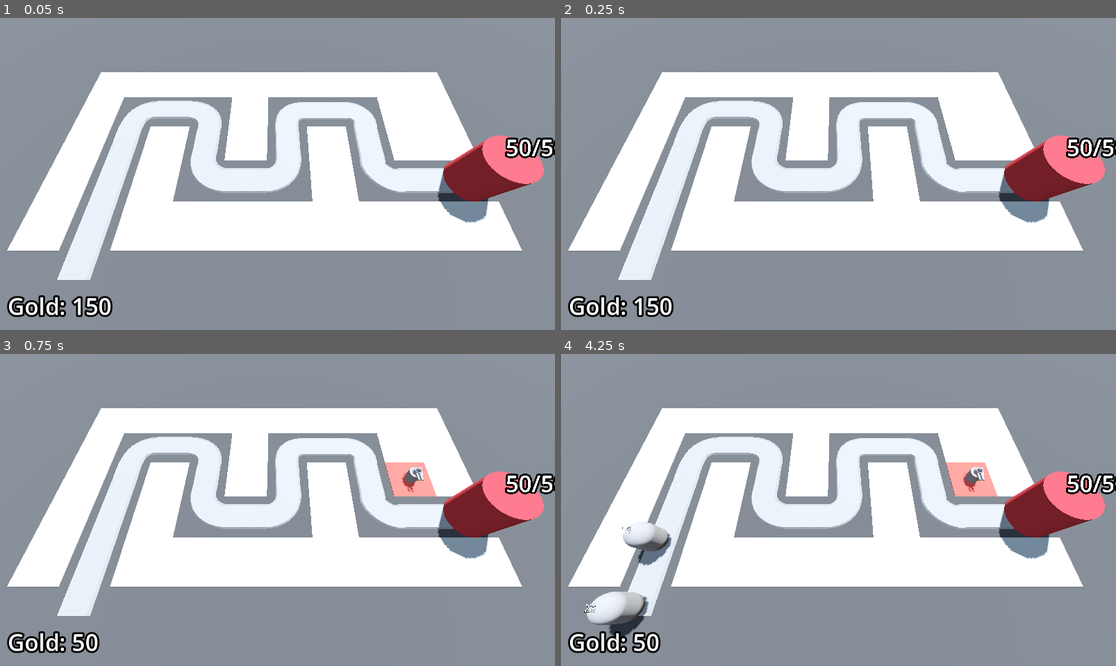
Above: before the commit, frames 1-4 (two rows, left to right).
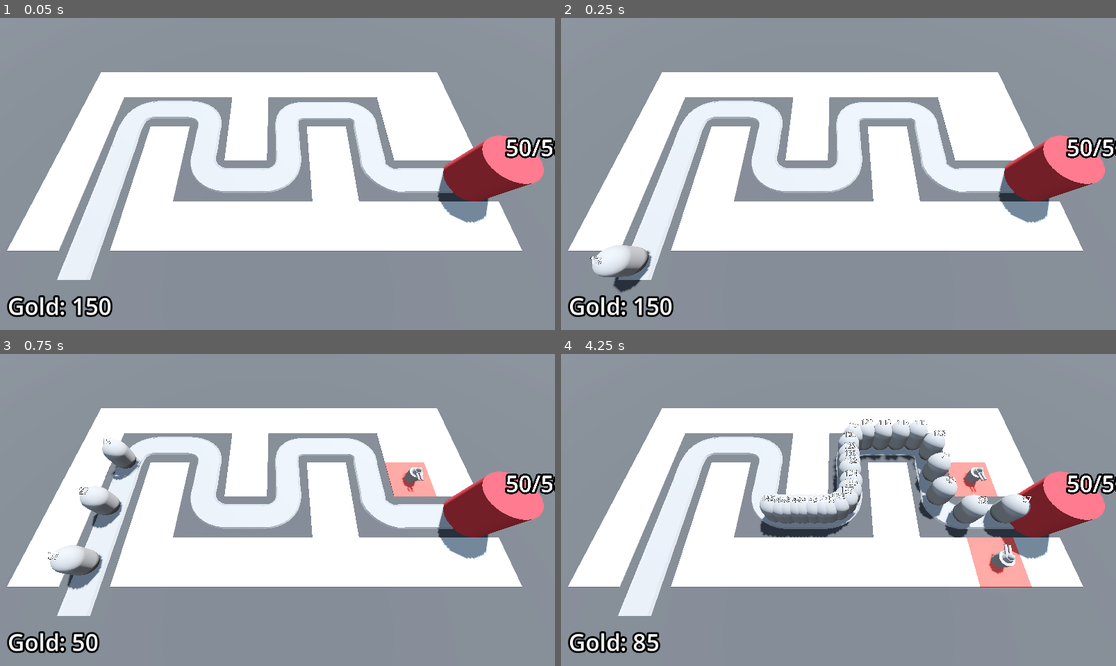
Above: after the commit, the same moments.

Repository: prokosim/barbar-blast
Game: Godot game, scene res://BaseLevel.tscn
Same seed, same stepped clock (60 frames per second), same inputs: the game is played once before the commit and once after it.
Inputs (mouse positions are in pixels of both pictures, inside the frame that each line leads up to):
- Up to frame 1 (0.05 s): no input
- Up to frame 2 (0.25 s): no input
- Up to frame 3 (0.75 s): move the mouse to (399, 494) at 0.52 s; press the mouse at (399, 494) at 0.53 s
- Up to frame 4 (4.25 s): move the mouse to (727, 525) at 1.27 s; release the mouse at (727, 525) at 1.28 s; click (727, 525) at 1.35 s; move the mouse to (894, 441) at 2.02 s; press the mouse at (894, 441) at 2.03 s; move the mouse to (810, 572) at 2.77 s; release the mouse at (810, 572) at 2.78 s; click (810, 572) at 2.85 s; move the mouse to (1005, 556) at 3.52 s; press the mouse at (1005, 556) at 3.53 s

Frame 1 is identical in both runs. In frame 2, 1.1% of the frame differs, in the area x 5-17%, y 72-88%; in frame 3, 1.9%; in frame 4, 9.5%, in the area x 4-85%, y 20-96%.

Commit message:
Victory screen works

Diff:
--- a/Base/base.gd
+++ b/Base/base.gd
@@ -18,7 +18,7 @@
 
 func _ready() -> void:
 	current_health = max_health
-	#Engine.time_scale = 10
+	Engine.time_scale = 10
 
 
 func take_damage() -> void:
--- a/BaseLevel.tscn
+++ b/BaseLevel.tscn
@@ -9,6 +9,7 @@
 [ext_resource type="PackedScene" uid="uid://dnqm078csxa2b" path="res://Turret/turret.tscn" id="6_c16c0"]
 [ext_resource type="Script" path="res://bank.gd" id="8_q4cic"]
 [ext_resource type="PackedScene" uid="uid://x12n03p4htm0" path="res://DifficultyManager/difficulty_manager.tscn" id="9_xtthw"]
+[ext_resource type="PackedScene" uid="uid://dbwmkc800fde5" path="res://ui/victory_layer.tscn" id="10_g3jr5"]
 
 [sub_resource type="ProceduralSkyMaterial" id="ProceduralSkyMaterial_dtswi"]
 sky_horizon_color = Color(0.64625, 0.65575, 0.67075, 1)
@@ -64,11 +65,12 @@
 "cells": PackedInt32Array(65535, 65534, 0, 65535, 2, 0, 65531, 65535, 0, 4, 65535, 0, 65531, 65534, 0, 65531, 0, 0, 655 …(314 unchanged characters)…
 }
 
-[node name="EnemyPath" type="Path3D" parent="." node_paths=PackedStringArray("difficulty_manager")]
+[node name="EnemyPath" type="Path3D" parent="." node_paths=PackedStringArray("difficulty_manager", "victory_layer")]
 curve = SubResource("Curve3D_g5081")
 script = ExtResource("3_wx1k5")
 enemy_scene = ExtResource("2_eij3g")
 difficulty_manager = NodePath("../DifficultyManager")
+victory_layer = NodePath("../VictoryLayer")
 
 [node name="Road" type="CSGPolygon3D" parent="EnemyPath"]
 polygon = PackedVector2Array(-1, 0, -1, 0.1, 1, 0.1, 1, 0)
@@ -147,5 +149,7 @@
 
 [node name="DifficultyManager" parent="." instance=ExtResource("9_xtthw")]
 
+[node name="VictoryLayer" parent="." instance=ExtResource("10_g3jr5")]
+
 [connection signal="timeout" from="EnemyPath/Timer" to="EnemyPath" method="spawn_enemy"]
 [connection signal="stop_spawning_enemies" from="DifficultyManager" to="EnemyPath" method="_on_difficulty_manager_stop_spawning_enemies"]
--- a/enemy_path.gd
+++ b/enemy_path.gd
@@ -2,6 +2,8 @@
 
 @export var enemy_scene: PackedScene
 @export var difficulty_manager: Node
+@export var victory_layer: CanvasLayer
+
 @onready var timer: Timer = $Timer
 
 func spawn_enemy() -> void:
@@ -24,3 +26,4 @@
 			if child is PathFollow3D:
 				return
 		print("You've won!")
+		victory_layer.visible = true
--- /dev/null
+++ b/ui/victory_layer.gd
@@ -0,0 +1,7 @@
+extends CanvasLayer
+
+func _on_retry_button_pressed() -> void:
+	get_tree().reload_current_scene()
+
+func _on_quit_button_pressed() -> void:
+	get_tree().quit()
--- /dev/null
+++ b/ui/victory_layer.tscn
@@ -0,0 +1,56 @@
+[gd_scene load_steps=3 format=3 uid="uid://dbwmkc800fde5"]
+
+[ext_resource type="Script" path="res://ui/victory_layer.gd" id="1_vfkj5"]
+
+[sub_resource type="LabelSettings" id="LabelSettings_1bjc0"]
+font_size = 72
+
+[node name="VictoryLayer" type="CanvasLayer"]
+visible = false
+script = ExtResource("1_vfkj5")
+
+[node name="ColorRect" type="ColorRect" parent="."]
+anchors_preset = 15
+anchor_right = 1.0
+anchor_bottom = 1.0
+grow_horizontal = 2
+grow_vertical = 2
+color = Color(0, 0, 0, 0.2)
+
+[node name="CenterContainer" type="CenterContainer" parent="."]
+anchors_preset = 15
+anchor_right = 1.0
+anchor_bottom = 1.0
+grow_horizontal = 2
+grow_vertical = 2
+
+[node name="PanelContainer" type="PanelContainer" parent="CenterContainer"]
+custom_minimum_size = Vector2(400, 400)
+layout_mode = 2
+
+[node name="VBoxContainer" type="VBoxContainer" parent="CenterContainer/PanelContainer"]
+layout_mode = 2
+
+[node name="Label" type="Label" parent="CenterContainer/PanelContainer/VBoxContainer"]
+layout_mode = 2
+text = "Victory!"
+label_settings = SubResource("LabelSettings_1bjc0")
+horizontal_alignment = 1
+
+[node name="HBoxContainer" type="HBoxContainer" parent="CenterContainer/PanelContainer/VBoxContainer"]
+layout_mode = 2
+
+[node name="RetryButton" type="Button" parent="CenterContainer/PanelContainer/VBoxContainer/HBoxContainer"]
+layout_mode = 2
+size_flags_horizontal = 3
+theme_override_font_sizes/font_size = 32
+text = "Retry"
+
+[node name="QuitButton" type="Button" parent="CenterContainer/PanelContainer/VBoxContainer/HBoxContainer"]
+layout_mode = 2
+size_flags_horizontal = 3
+theme_override_font_sizes/font_size = 32
+text = "Quit"
+
+[connection signal="pressed" from="CenterContainer/PanelContainer/VBoxContainer/HBoxContainer/RetryButton" to="." method="_on_retry_button_pressed"]
+[connection signal="pressed" from="CenterContainer/PanelContainer/VBoxContainer/HBoxContainer/QuitButton" to="." method="_on_quit_button_pressed"]
Not shown: 1 places in BaseLevel.tscn that only renumber resources
